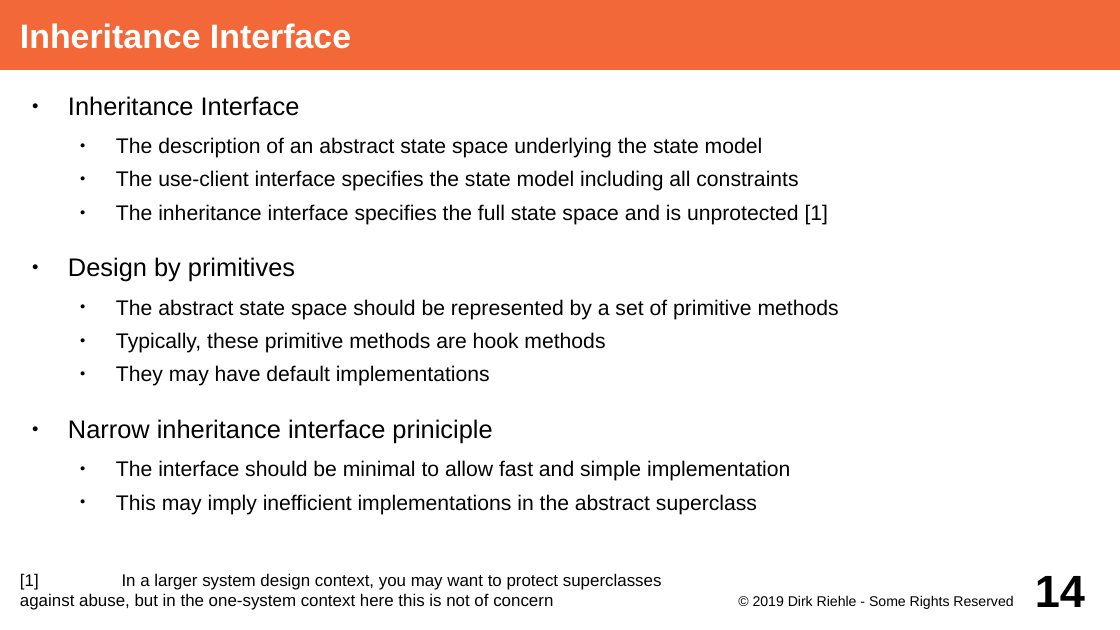
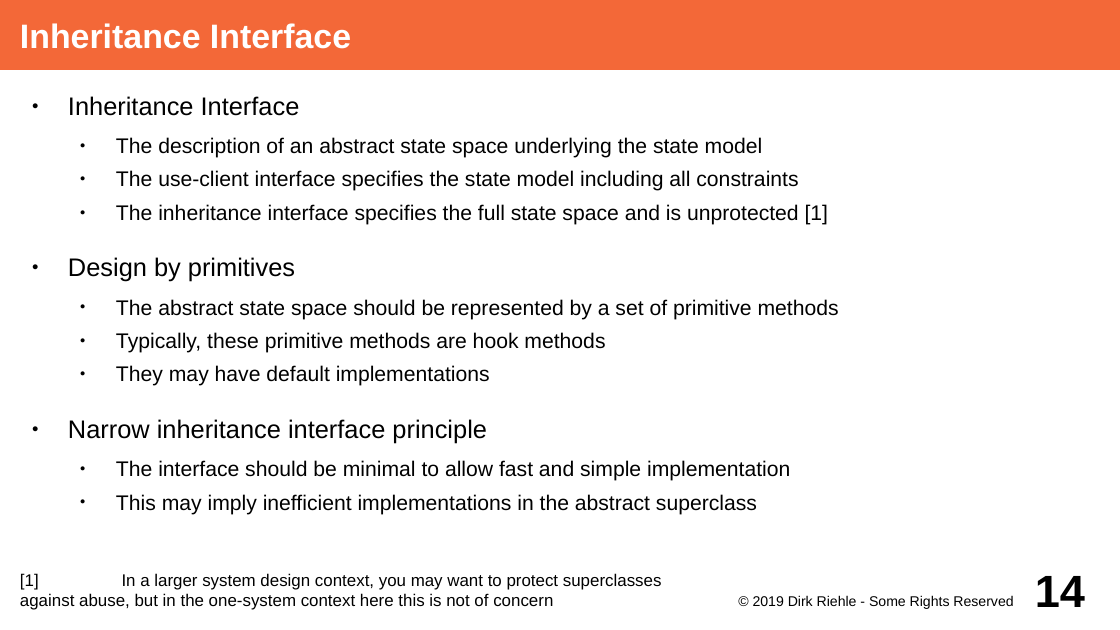
Before and after one commit to dirkriehle/adap-course, a slide deck: slide 14 of Lecture Slides/ADAP C03 - Class and Interface Design.odp. Drawn at 1120x630 pixels with LibreOffice and Linux fonts; fonts in the diff are those of the drawing. Boxes give left, top, right and bottom in pixels: in the first picture for what was removed or moved away, otherwise in the second. Text is boxed around its words. In the diff, an @@ line names an element or a change of style, - is before the commit and + after.

Commit message:
Fixed typos in Class and Interface Design slides.

```diff
--- a/Lecture Slides/ADAP C03 - Class and Interface Design.odp
+++ b/Lecture Slides/ADAP C03 - Class and Interface Design.odp
@@ text at (x1=68, y1=419, x2=487, y2=443): text changed @@
-● Narrow inheritance interface priniciple
+● Narrow inheritance interface principle
```
Also in this commit, not shown: 1 slide removed, 1 other file.
